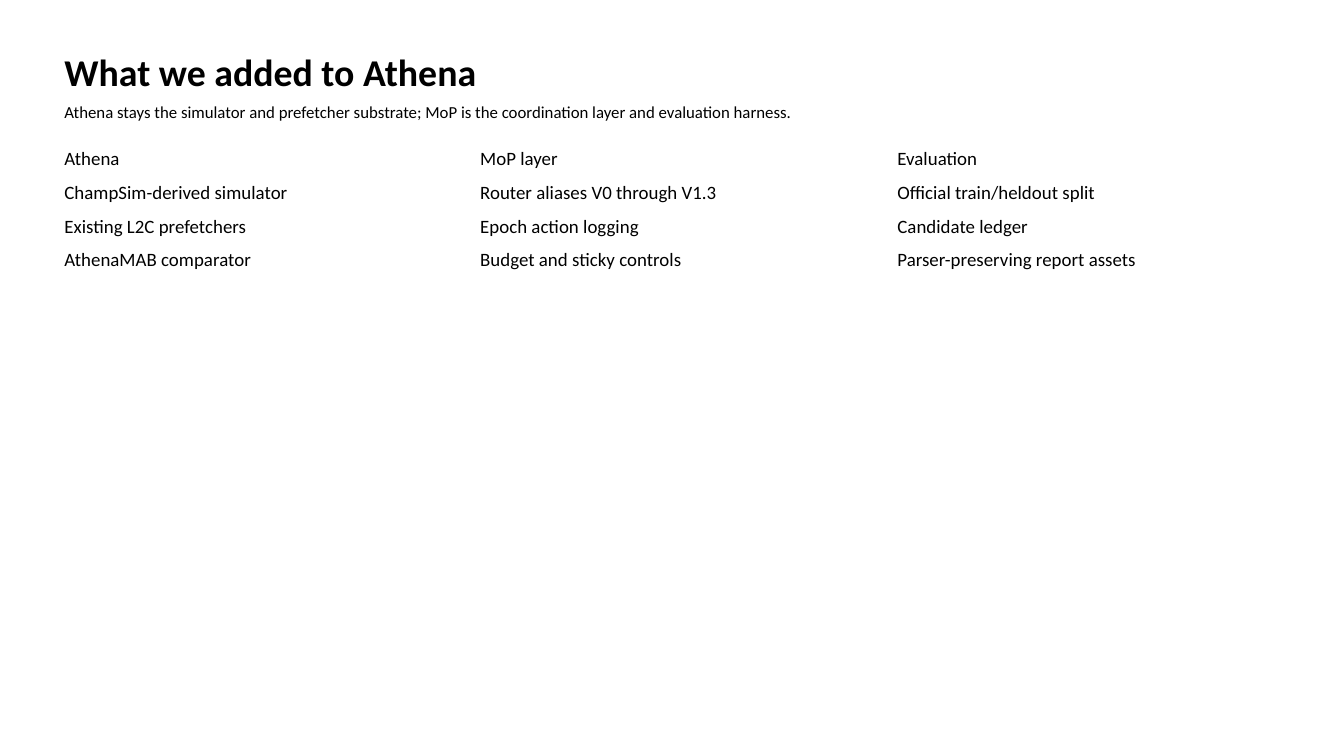
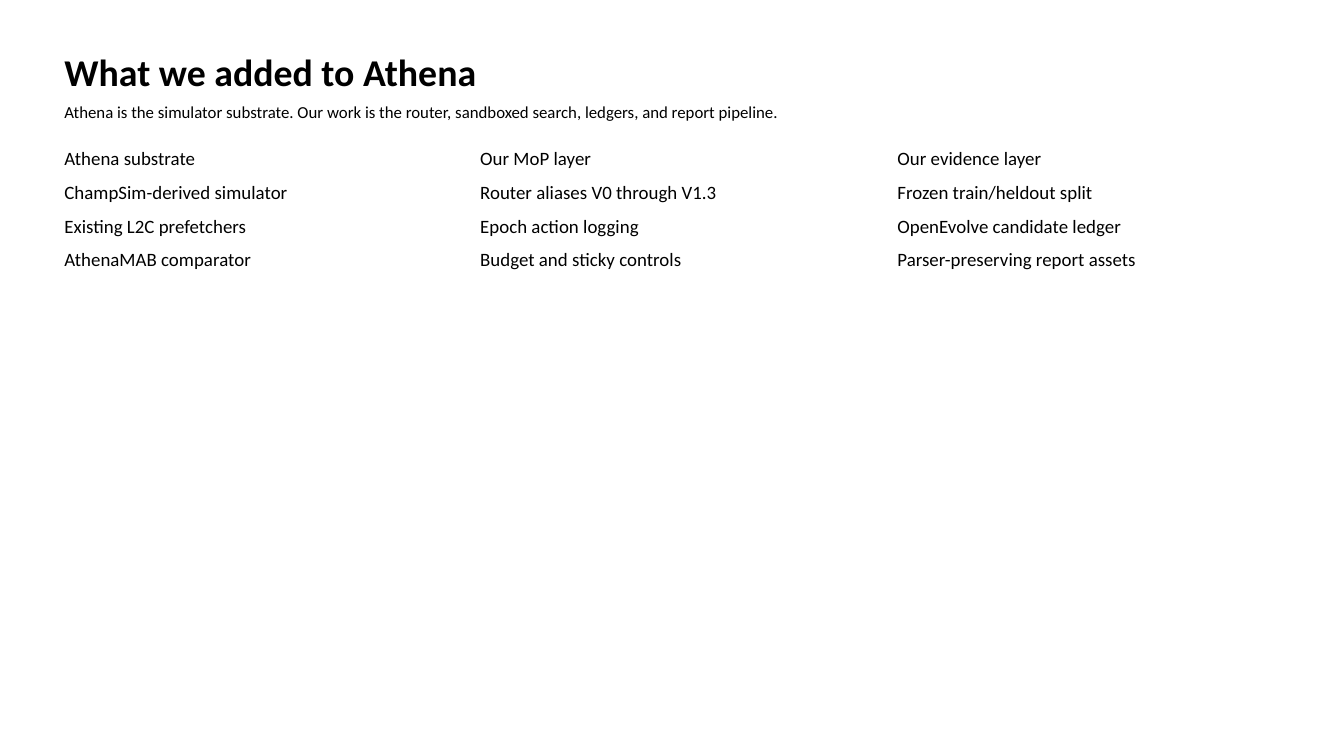
Before and after one commit to GithuBarry/Mixture-of-Prefetchers, a slide deck: slide 2 of slides/mop_stage2_final/output/output.pptx. Drawn at 1344x756 pixels with LibreOffice and Linux fonts; fonts in the diff are those of the drawing. Boxes give left, top, right and bottom in pixels: in the first picture for what was removed or moved away, otherwise in the second. Text is boxed around its words. In the diff, an @@ line names an element or a change of style, - is before the commit and + after.

Commit message:
Polish Stage 2 professor-facing report

```diff
--- a/slides/mop_stage2_final/output/output.pptx
+++ b/slides/mop_stage2_final/output/output.pptx
@@ text at bbox=[64, 106, 778, 121]: text changed @@
-Athena stays the simulator and prefetcher substrate; MoP is the coordination layer and evaluation harness.
+Athena is the simulator substrate. Our work is the router, sandboxed search, ledgers, and report pipeline.
@@ text at bbox=[64, 152, 195, 165]: text changed @@
-Athena
+Athena substrate
@@ text at bbox=[480, 152, 591, 168]: text changed @@
-MoP layer
+Our MoP layer
@@ text at bbox=[897, 152, 1041, 168]: text changed @@
-Evaluation
+Our evidence layer
@@ text at bbox=[897, 186, 1092, 202]: text changed @@
-Official train/heldout split
+Frozen train/heldout split
@@ text at bbox=[897, 220, 1120, 237]: text changed @@
-Candidate ledger
+OpenEvolve candidate ledger
```
Also in this commit, not shown: 7 other slides changed, 11 other files.
